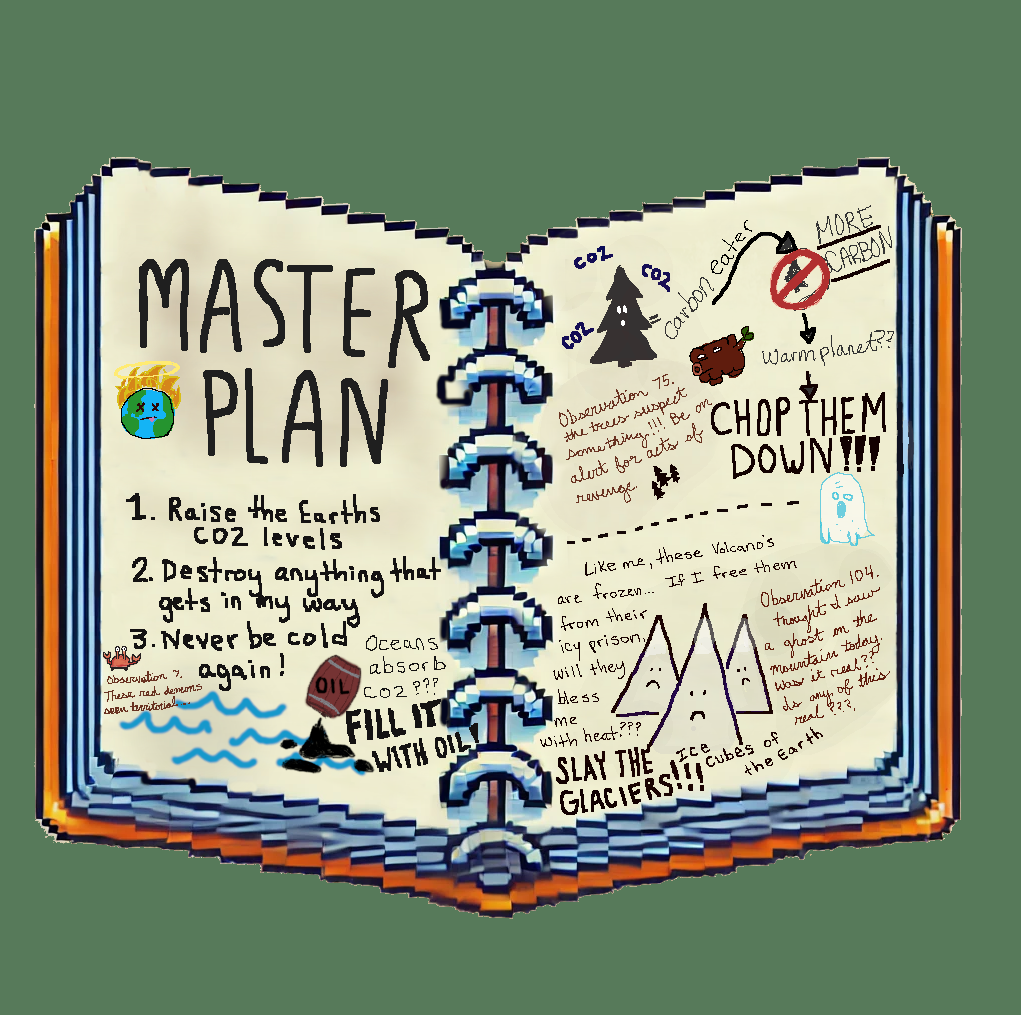
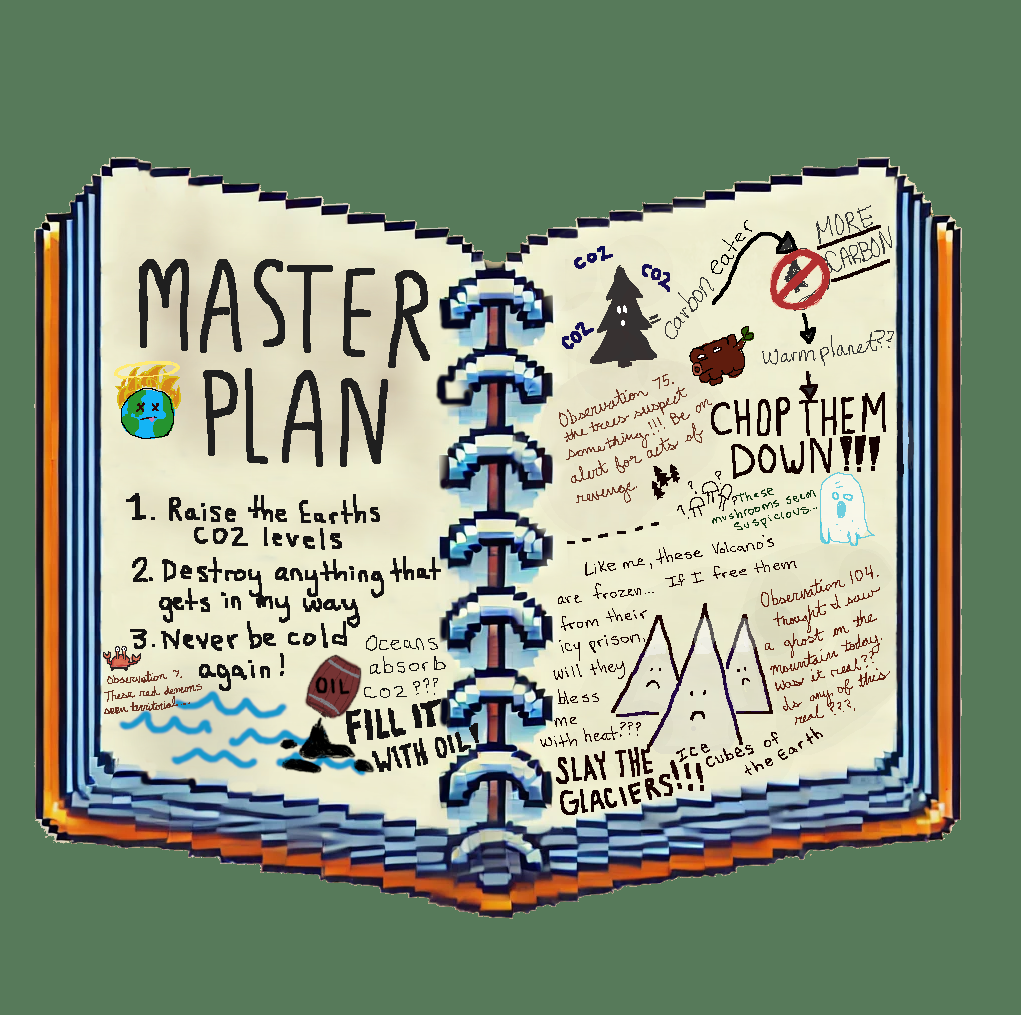
Before/after of a 1021px x 1015px layered artwork. What changed in the layer stack:
painted on "notebook_3.png" over (661, 471, 817, 530)
